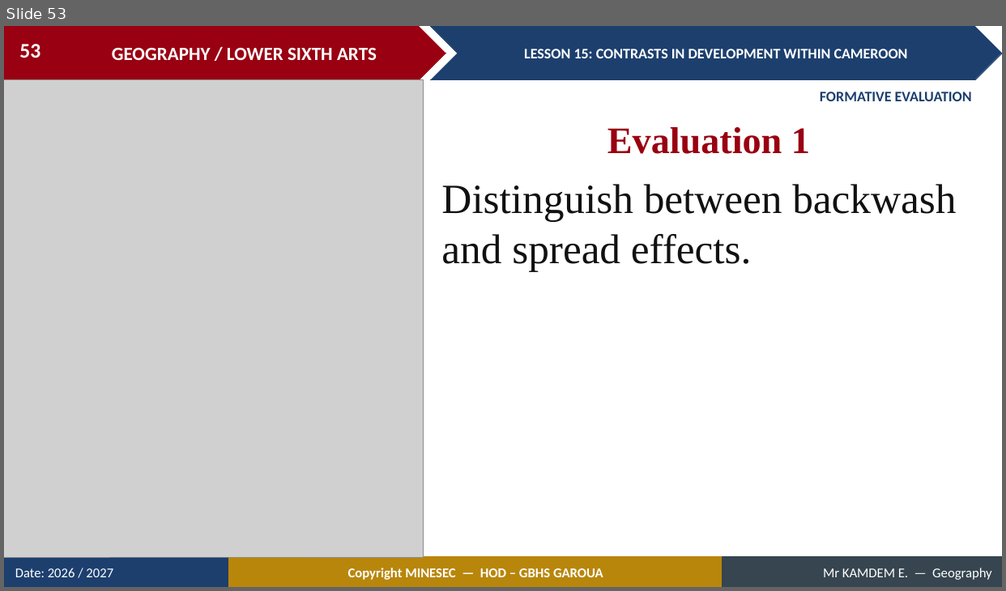
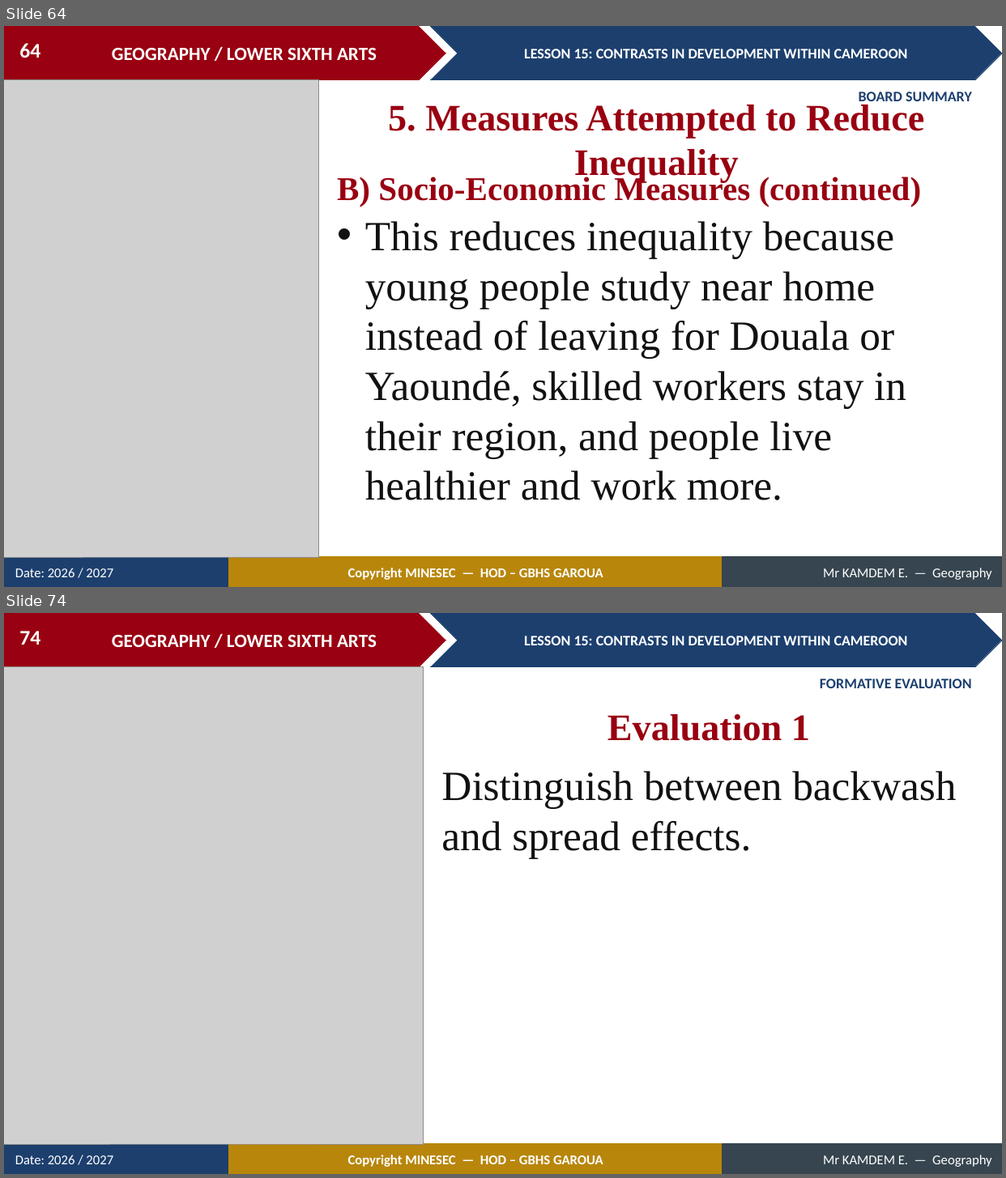
Before and after one commit to Berthautk/linea-github, a slide deck: lecons/LSA/Geography of Cameroon/15_LSA_CAM_L15_Contrasts_in_Development_within_Cameroon.pptx. Shown one above the other, each under a label of ours: slide 53 before the commit, slides 64 and 74 after it; the slides between them are not shown. The pictures are 1006x591 and 1006x1178 pixels, drawn with LibreOffice and Linux fonts; fonts in the diff are those of the drawing; grey boxes stand for pictures. Boxes give left, top, right and bottom in pixels: in the first picture for what was removed or moved away, otherwise in the second. Text is boxed around its words. In the diff, an @@ line names an element or a change of style, - is before the commit and + after.

```diff
--- a/lecons/LSA/Geography of Cameroon/15_LSA_CAM_L15_Contrasts_in_Development_within_Cameroon.pptx
+++ b/lecons/LSA/Geography of Cameroon/15_LSA_CAM_L15_Contrasts_in_Development_within_Cameroon.pptx
@@ slide 64 added at box(4, 26, 1002, 587), background #FFFFFF; not listed: 9 template elements that a slide beside it also shows @@
@@ page number added at box(19, 43, 40, 58), 20 pt, text #FFFFFF, bold @@
+64
@@ picture added at box(4, 80, 318, 557) @@
@@ text added at box(859, 92, 972, 105), 14 pt, text #1C3F6E, bold @@
+BOARD SUMMARY
@@ text added at box(388, 105, 924, 183), 36 pt, text #990011, bold @@
+5. Measures Attempted to Reduce Inequality
@@ text added at box(337, 173, 922, 206), 32 pt, text #990011, bold @@
+B) Socio-Economic Measures (continued)
@@ text added at box(365, 221, 906, 501), 40 pt, text #111111 @@
+• This reduces inequality because young people study near home instead of leaving for Douala or Yaoundé, skilled workers stay in their region, and people live healthier and work more.
@@ what was slide 53 is now slide 74 @@
@@ page number at box(19, 631, 40, 645): text changed @@
-53
+74
```
Also in this commit, not shown: 4 slides changed, 21 other slides added, 1 slide removed, 2 other files.
